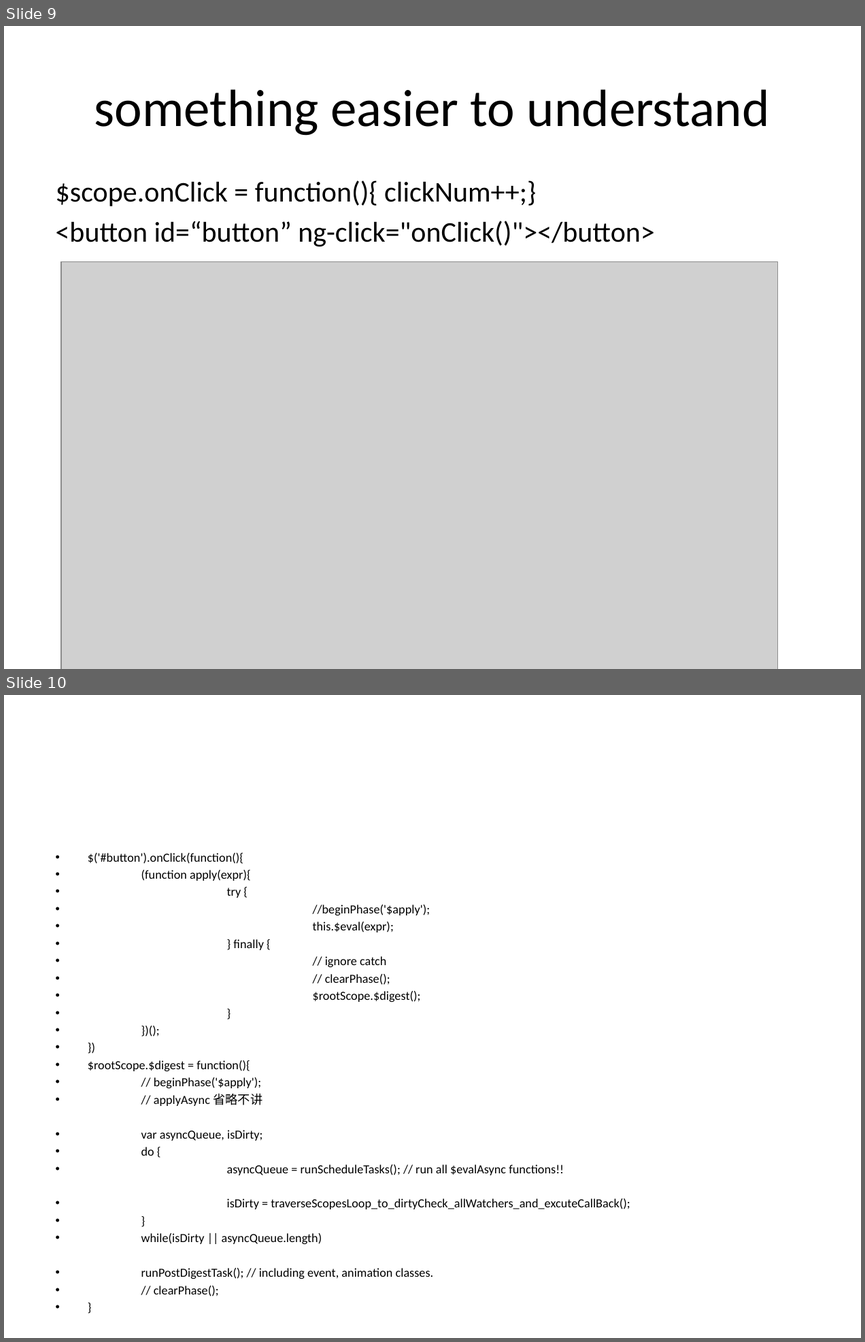
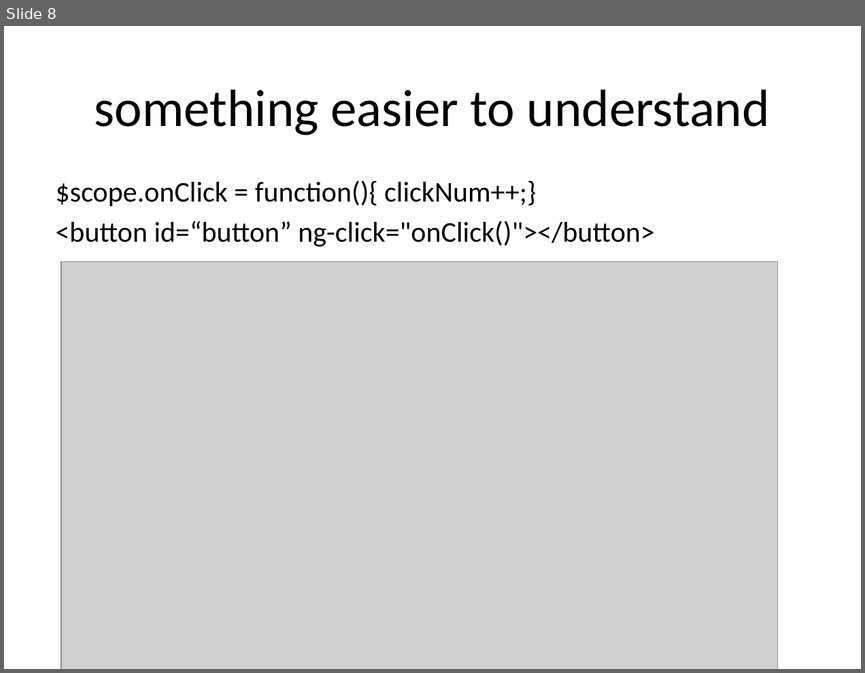
Before and after one commit to SijieCai/angular-performance-demo, a slide deck: angular1.x核心机制分析及性能实战.pptx. Shown one above the other, each under a label of ours: slides 9 and 10 before the commit, slide 8 after it. The pictures are 865x1342 and 865x673 pixels, drawn with LibreOffice and Linux fonts; fonts in the diff are those of the drawing; grey boxes stand for pictures. Boxes give left, top, right and bottom in pixels: in the first picture for what was removed or moved away, otherwise in the second. Text is boxed around its words. In the diff, an @@ line names an element or a change of style, - is before the commit and + after.

```diff
--- a/angular1.x核心机制分析及性能实战.pptx
+++ b/angular1.x核心机制分析及性能实战.pptx
@@ slide 10 removed at [4,695,861,1338], background #FFFFFF @@
@@ text removed at [88,853,630,1278] @@
-• $('#button').onClick(function(){
-• (function apply(expr){
-• try {
-• //beginPhase('$apply');
-• this.$eval(expr);
-• } finally {
-• // ignore catch
-• // clearPhase();
-• $rootScope.$digest();
-• }
-• })();
-• })
-• $rootScope.$digest = function(){
-• // beginPhase('$apply');
-• // applyAsync 省略不讲
-• var asyncQueue, isDirty;
-• do {
-• asyncQueue = runScheduleTasks(); // run all $evalAsync functions!!
-• isDirty = traverseScopesLoop_to_dirtyCheck_allWatchers_and_excuteCallBack();
-• }
-• while(isDirty || asyncQueue.length)
-• runPostDigestTask(); // including event, animation classes.
-• // clearPhase();
-• }
@@ what was slide 9 is now slide 8 @@
```
Also in this commit, not shown: 1 slide changed, 13 other files.
